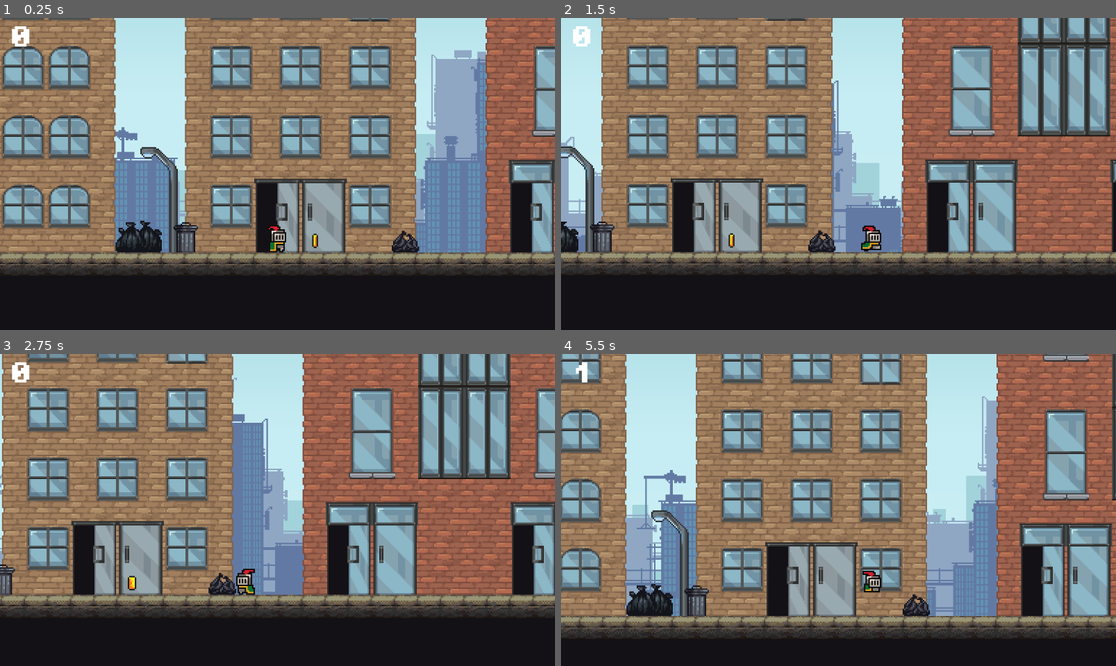
Above: before the commit, frames 1-4 (two rows, left to right).
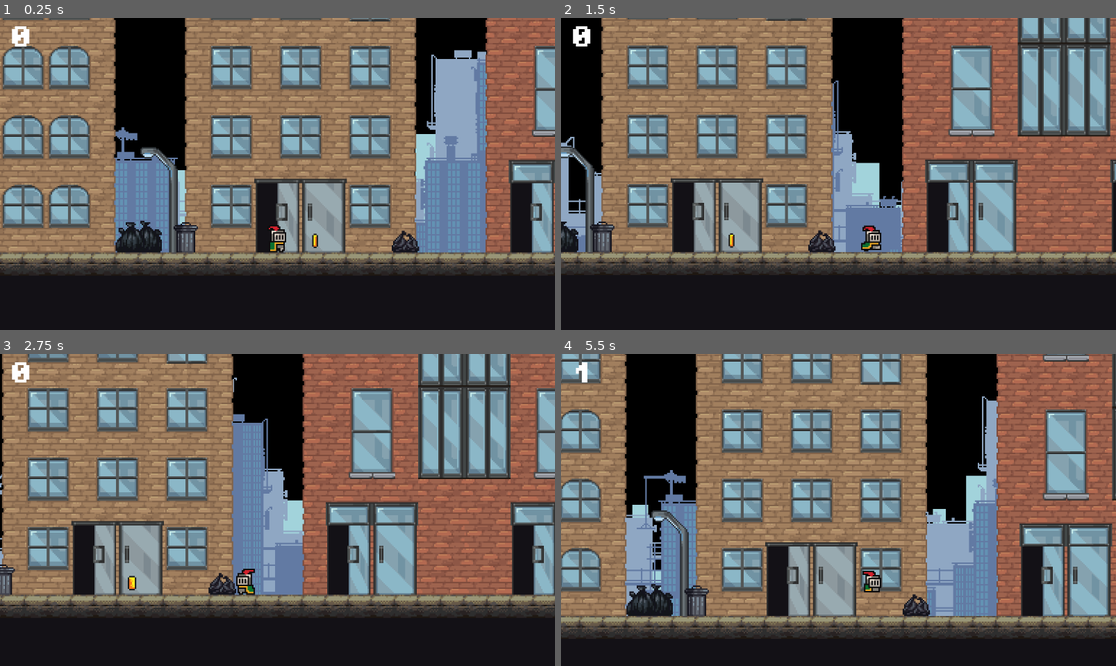
Above: after the commit, the same moments.

Repository: naziae23/brackeys-game-jam-2026
Game: Godot game, scene res://scenes/levels/level_1.tscn
Two runs of this game, one before a commit and one after it. Both use one fixed random seed, a clock stepped at 60 frames per second and the inputs below. This scene is started directly instead of the project's main scene.
Inputs:
- Up to frame 1 (0.25 s): no input
- Up to frame 2 (1.5 s): hold D (move_right) from 0.53 s (still down); tap Space (dash) at 0.6 s; tap W (move_up) at 0.77 s; tap Shift (glide) at 1.35 s
- Up to frame 3 (2.75 s): tap W (move_up) at 1.52 s; release D (move_right) at 2.03 s; hold A (move_left) from 2.03 s (still down); tap Space (dash) at 2.1 s
- Up to frame 4 (5.5 s): tap Shift (glide) at 2.85, 4.35 s; tap W (move_up) at 3.02, 3.77, 4.52 s; tap Space (dash) at 3.6, 5.1 s; release A (move_left) at 4.28 s; hold D (move_right) from 4.28 s (still down)

The runs differ from the first frame. In frame 1, 7.9% of the frame differs, in the area x 20-88%, y 0-51%; in frame 2, 9.6%; in frame 3, 4.4%; in frame 4, 11%, in the area x 11-79%, y 0-70%.
Error in both runs: Invalid access to property or key 'current_level' on a base object of type 'null instance'. (res://scripts/skySprite.gd:7)

Commit message:
made sky shader strength based on highest level

Diff:
--- a/scenes/background.tscn
+++ b/scenes/background.tscn
@@ -11,6 +11,7 @@
 [sub_resource type="ShaderMaterial" id="ShaderMaterial_wisxt"]
 shader = ExtResource("1_cbsqf")
 shader_parameter/level = 0.0
+shader_parameter/max_level = 0.0
 
 [sub_resource type="ShaderMaterial" id="ShaderMaterial_6vm3t"]
 shader = ExtResource("5_1tmhi")
--- a/scripts/skySprite.gd
+++ b/scripts/skySprite.gd
@@ -5,6 +5,7 @@
 func _ready() -> void:
 	#print(game_manager.current_level)
 	material.set_shader_parameter("level", game_manager.current_level)
+	material.set_shader_parameter("max_level", game_manager.HIGHEST_LEVEL)
 
 
 # Called every frame. 'delta' is the elapsed time since the previous frame.
--- a/shaders/sky.gdshader
+++ b/shaders/sky.gdshader
@@ -1,5 +1,6 @@
 shader_type canvas_item;
 uniform float level;
+uniform float max_level;
 
 void vertex() {
 	// Called for every vertex the material is visible on.
@@ -7,7 +8,7 @@
 
 void fragment() {
 	vec4 purple = vec4(102.0/255.0, 50.0/255.0, 113.0/255.0, 1.0);
-	vec3 tinted = mix(COLOR.rgb, purple.rgb, (level / 10.0));
+	vec3 tinted = mix(COLOR.rgb, purple.rgb, (level / max_level));
 	COLOR = vec4(tinted, COLOR.a);
 }
 
